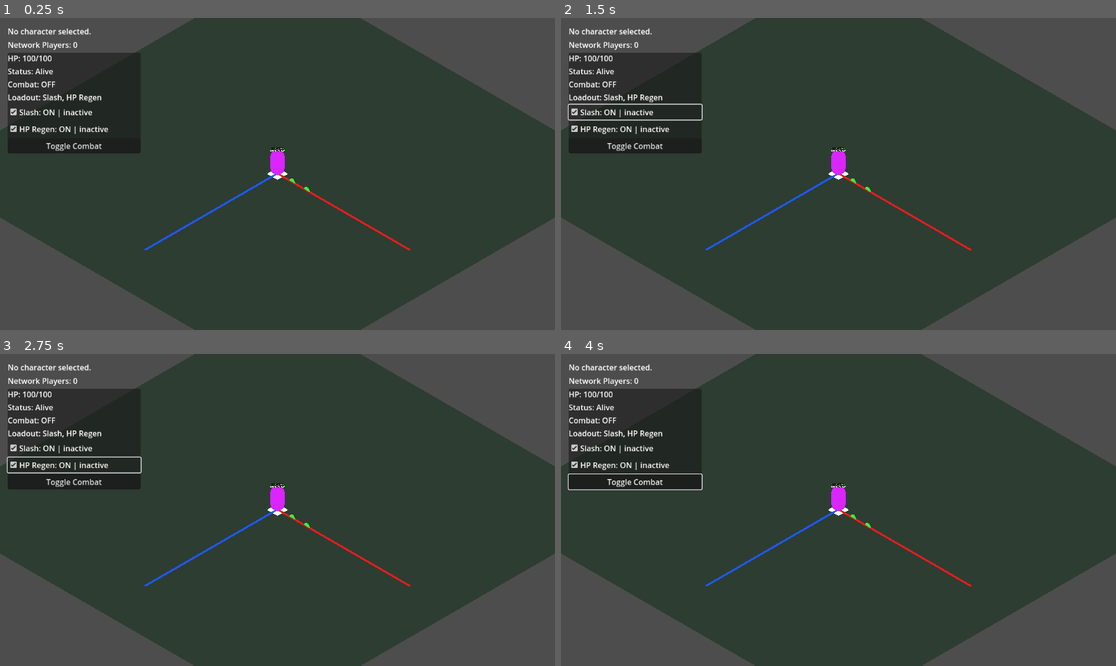
Above: before the commit, frames 1-4 (two rows, left to right).
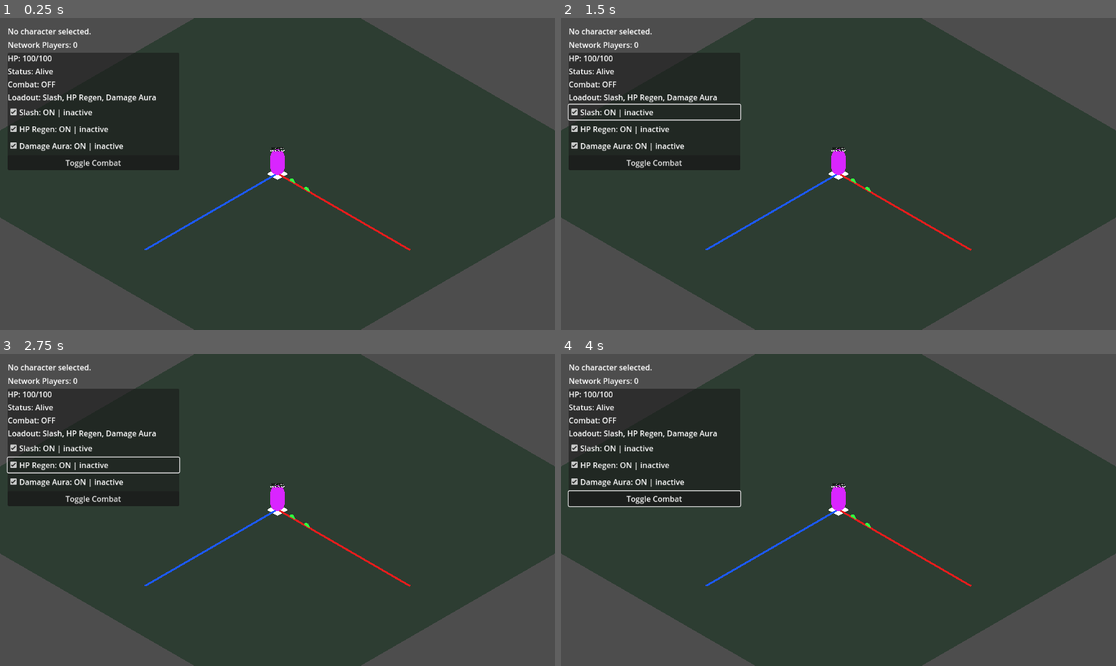
Above: after the commit, the same moments.

Repository: ademastrie/rpg_prototype
Game: Godot game, scene res://scenes/client/client_game.tscn
The game is run twice, just before and just after one commit, with the same random seed, the same clock (stepped at 60 frames per second) and the same inputs. This scene is started directly instead of the project's main scene.
Inputs (mouse positions are in pixels of both pictures, inside the frame that each line leads up to):
- Up to frame 1 (0.25 s): no input
- Up to frame 2 (1.5 s): click (655, 145) at 0.5 s, where only the run after the commit has a clickable "Damage Aura: ON | inactive"; click "Slash: ON | inactive" at 1.25 s
- Up to frame 3 (2.75 s): click "HP Regen: ON | inactive" at 2 s
- Up to frame 4 (4 s): click "Toggle Combat" at 2.75 s; tap Enter at 3.5 s; move the mouse to (960, 494) at 3.52 s; hold D from 3.53 s (still down); hold Q from 3.53 s (still down); click (960, 494) at 3.67 s; tap Space at 3.77 s

The runs differ from the first frame. In frame 1, 1.9% of the frame differs, in the area x 1-33%, y 24-49%; in frame 2, 1.9%; in frame 3, 1.9%; in frame 4, 2.3%, in the area x 1-33%, y 24-50%.

Commit message:
Add prototype damage aura ability

Diff:
--- a/godot/scenes/client/game_hud.tscn
+++ b/godot/scenes/client/game_hud.tscn
@@ -8,14 +8,14 @@
 [node name="Panel" type="PanelContainer" parent="."]
 offset_left = 16.0
 offset_top = 72.0
-offset_right = 292.0
-offset_bottom = 246.0
+offset_right = 372.0
+offset_bottom = 274.0
 
 [node name="VBoxContainer" type="VBoxContainer" parent="Panel"]
 offset_left = 7.0
 offset_top = 7.0
-offset_right = 269.0
-offset_bottom = 167.0
+offset_right = 349.0
+offset_bottom = 195.0
 
 [node name="HPLabel" type="Label" parent="Panel/VBoxContainer"]
 layout_mode = 2
@@ -31,7 +31,7 @@
 
 [node name="LoadoutLabel" type="Label" parent="Panel/VBoxContainer"]
 layout_mode = 2
-text = "Loadout: Slash, HP Regen"
+text = "Loadout: Slash, HP Regen, Damage Aura"
 
 [node name="SlashCheckBox" type="CheckBox" parent="Panel/VBoxContainer"]
 layout_mode = 2
@@ -43,6 +43,11 @@
 button_pressed = true
 text = "HP Regen: ON | inactive"
 
+[node name="DamageAuraCheckBox" type="CheckBox" parent="Panel/VBoxContainer"]
+layout_mode = 2
+button_pressed = true
+text = "Damage Aura: ON | inactive"
+
 [node name="CombatToggleButton" type="Button" parent="Panel/VBoxContainer"]
 layout_mode = 2
 text = "Toggle Combat"
--- a/godot/scripts/client/client_game.gd
+++ b/godot/scripts/client/client_game.gd
@@ -46,7 +46,7 @@
 	_fixed_camera_basis = active_camera.global_transform.basis
 	_on_spawned_player_count_changed(0)
 	_on_player_health_updated(multiplayer.get_unique_id(), 100, 100)
-	_on_combat_mode_updated(multiplayer.get_unique_id(), false, "Slash, HP Regen")
+	_on_combat_mode_updated(multiplayer.get_unique_id(), false, "Slash, HP Regen, Damage Aura")
 	set_selected_character(ClientSession.selected_character)
 	_connect_to_server()
 
--- a/godot/scripts/client/game_hud.gd
+++ b/godot/scripts/client/game_hud.gd
@@ -9,11 +9,13 @@
 @onready var loadout_label: Label = $Panel/VBoxContainer/LoadoutLabel
 @onready var slash_check_box: CheckBox = $Panel/VBoxContainer/SlashCheckBox
 @onready var hp_regen_check_box: CheckBox = $Panel/VBoxContainer/HPRegenCheckBox
+@onready var damage_aura_check_box: CheckBox = $Panel/VBoxContainer/DamageAuraCheckBox
 @onready var combat_toggle_button: Button = $Panel/VBoxContainer/CombatToggleButton
 
 var _ability_enabled_by_name: Dictionary = {
 	"Slash": true,
 	"HP Regen": true,
+	"Damage Aura": true,
 }
 var _ability_state_by_name: Dictionary = {}
 
@@ -22,12 +24,14 @@
 	combat_toggle_button.pressed.connect(_on_combat_toggle_button_pressed)
 	slash_check_box.toggled.connect(_on_slash_check_box_toggled)
 	hp_regen_check_box.toggled.connect(_on_hp_regen_check_box_toggled)
+	damage_aura_check_box.toggled.connect(_on_damage_aura_check_box_toggled)
 	update_health(100, 100)
 	update_down_state(false)
 	update_combat_mode(false)
-	update_loadout("Slash, HP Regen")
+	update_loadout("Slash, HP Regen, Damage Aura")
 	update_ability_enabled("Slash", true)
 	update_ability_enabled("HP Regen", true)
+	update_ability_enabled("Damage Aura", true)
 
 
 func _process(delta: float) -> void:
@@ -100,6 +104,9 @@
 	elif ability_name == "HP Regen":
 		hp_regen_check_box.set_pressed_no_signal(enabled)
 		hp_regen_check_box.text = display_text
+	elif ability_name == "Damage Aura":
+		damage_aura_check_box.set_pressed_no_signal(enabled)
+		damage_aura_check_box.text = display_text
 
 
 func _on_combat_toggle_button_pressed() -> void:
@@ -114,3 +121,8 @@
 func _on_hp_regen_check_box_toggled(enabled: bool) -> void:
 	ability_toggle_requested.emit("HP Regen", enabled)
 	hp_regen_check_box.set_pressed_no_signal(bool(_ability_enabled_by_name.get("HP Regen", true)))
+
+
+func _on_damage_aura_check_box_toggled(enabled: bool) -> void:
+	ability_toggle_requested.emit("Damage Aura", enabled)
+	damage_aura_check_box.set_pressed_no_signal(bool(_ability_enabled_by_name.get("Damage Aura", true)))
--- a/godot/scripts/shared/enemy_spawner.gd
+++ b/godot/scripts/shared/enemy_spawner.gd
@@ -136,6 +136,29 @@
 
 	if current_hp <= 0:
 		_despawn_enemy(best_enemy_id)
+
+
+func resolve_damage_aura(_attacker_peer_id: int, aura_position: Vector3, radius: float, damage: int) -> void:
+	if not multiplayer.is_server() or radius <= 0.0 or damage <= 0:
+		return
+
+	for enemy_id in enemies.keys():
+		var enemy_id_int: int = int(enemy_id)
+		if not enemies.has(enemy_id_int):
+			continue
+
+		var enemy_position: Vector3 = enemies[enemy_id_int] as Vector3
+		var offset_xz: Vector2 = Vector2(enemy_position.x - aura_position.x, enemy_position.z - aura_position.z)
+		if offset_xz.length() > radius:
+			continue
+
+		var current_hp: int = int(_enemy_current_hp_by_id.get(enemy_id_int, enemy_max_hp))
+		var max_hp: int = int(_enemy_max_hp_by_id.get(enemy_id_int, enemy_max_hp))
+		current_hp = max(current_hp - damage, 0)
+		_enemy_current_hp_by_id[enemy_id_int] = current_hp
+		rpc("show_enemy_hit", enemy_id_int, current_hp, max_hp)
+		if current_hp <= 0:
+			_despawn_enemy(enemy_id_int)
 
 
 func _despawn_enemy(enemy_id: int) -> void:
--- a/godot/scripts/shared/world_spawner.gd
+++ b/godot/scripts/shared/world_spawner.gd
@@ -59,7 +59,7 @@
 	Vector3(-3, 0, -3),
 ]
 
-const DEFAULT_LOADOUT: Array[String] = ["Slash", "HP Regen"]
+const DEFAULT_LOADOUT: Array[String] = ["Slash", "HP Regen", "Damage Aura"]
 const ABILITY_DEFINITIONS: Dictionary = {
 	"Slash": {
 		"cooldown": 1.25,
@@ -67,6 +67,11 @@
 	"HP Regen": {
 		"cooldown": 2.0,
 		"heal": 8,
+	},
+	"Damage Aura": {
+		"cooldown": 1.0,
+		"damage": 5,
+		"radius": 4.0,
 	},
 }
 
@@ -332,6 +337,10 @@
 			_set_ability_used(peer_id_int, "HP Regen", now_seconds)
 			_send_ability_state(peer_id_int, "HP Regen")
 			_apply_hp_regen(peer_id_int)
+		if loadout.has("Damage Aura") and _is_ability_enabled(peer_id_int, "Damage Aura") and _is_ability_ready(peer_id_int, "Damage Aura", now_seconds):
+			_set_ability_used(peer_id_int, "Damage Aura", now_seconds)
+			_send_ability_state(peer_id_int, "Damage Aura")
+			_perform_damage_aura(peer_id_int)
 
 
 func _default_ability_enabled_state() -> Dictionary:
@@ -409,6 +418,16 @@
 	return int(ability_definition.get("heal", 0))
 
 
+func _ability_damage_amount(ability_name: String) -> int:
+	var ability_definition: Dictionary = ABILITY_DEFINITIONS.get(ability_name, {}) as Dictionary
+	return int(ability_definition.get("damage", 0))
+
+
+func _ability_radius(ability_name: String) -> float:
+	var ability_definition: Dictionary = ABILITY_DEFINITIONS.get(ability_name, {}) as Dictionary
+	return float(ability_definition.get("radius", 0.0))
+
+
 func _apply_hp_regen(peer_id: int) -> void:
 	var current_hp: int = int(_player_current_hp_by_peer.get(peer_id, player_max_hp))
 	var max_hp: int = int(_player_max_hp_by_peer.get(peer_id, player_max_hp))
@@ -418,6 +437,19 @@
 	current_hp = int(min(current_hp + _ability_heal_amount("HP Regen"), max_hp))
 	_player_current_hp_by_peer[peer_id] = current_hp
 	rpc("apply_player_health_update", peer_id, current_hp, max_hp)
+
+
+func _perform_damage_aura(peer_id: int) -> void:
+	var aura_position: Vector3 = players[peer_id] as Vector3
+	var radius: float = _ability_radius("Damage Aura")
+	var damage: int = _ability_damage_amount("Damage Aura")
+	if radius <= 0.0 or damage <= 0:
+		return
+
+	rpc("show_damage_aura", peer_id, aura_position, radius)
+	var enemy_spawner: Node = get_node_or_null("../EnemySpawner")
+	if enemy_spawner != null:
+		enemy_spawner.call("resolve_damage_aura", peer_id, aura_position, radius, damage)
 
 
 func _loadout_text(peer_id: int) -> String:
@@ -751,6 +783,32 @@
 
 
 @rpc("authority", "call_remote", "reliable")
+func show_damage_aura(peer_id: int, aura_position: Vector3, radius: float) -> void:
+	var marker: MeshInstance3D = MeshInstance3D.new()
+	var marker_mesh: CylinderMesh = CylinderMesh.new()
+	marker_mesh.top_radius = radius
+	marker_mesh.bottom_radius = radius
+	marker_mesh.height = 0.08
+	marker.mesh = marker_mesh
+
+	var material: StandardMaterial3D = StandardMaterial3D.new()
+	material.albedo_color = Color(0.65, 0.2, 1.0, 0.35)
+	material.shading_mode = BaseMaterial3D.SHADING_MODE_UNSHADED
+	material.transparency = BaseMaterial3D.TRANSPARENCY_ALPHA
+	marker.material_override = material
+	marker.name = "DamageAura_%s" % peer_id
+	marker.position = aura_position + Vector3(0.0, 0.06, 0.0)
+	add_child(marker)
+
+	var cleanup_timer: Timer = Timer.new()
+	cleanup_timer.one_shot = true
+	cleanup_timer.wait_time = 0.25
+	marker.add_child(cleanup_timer)
+	cleanup_timer.timeout.connect(marker.queue_free)
+	cleanup_timer.start()
+
+
+@rpc("authority", "call_remote", "reliable")
 func despawn_player(peer_id: int) -> void:
 	if not _spawned_nodes.has(peer_id):
 		return
Not shown, changed: AGENTS.md
Not shown, changed: docs/architecture.md
